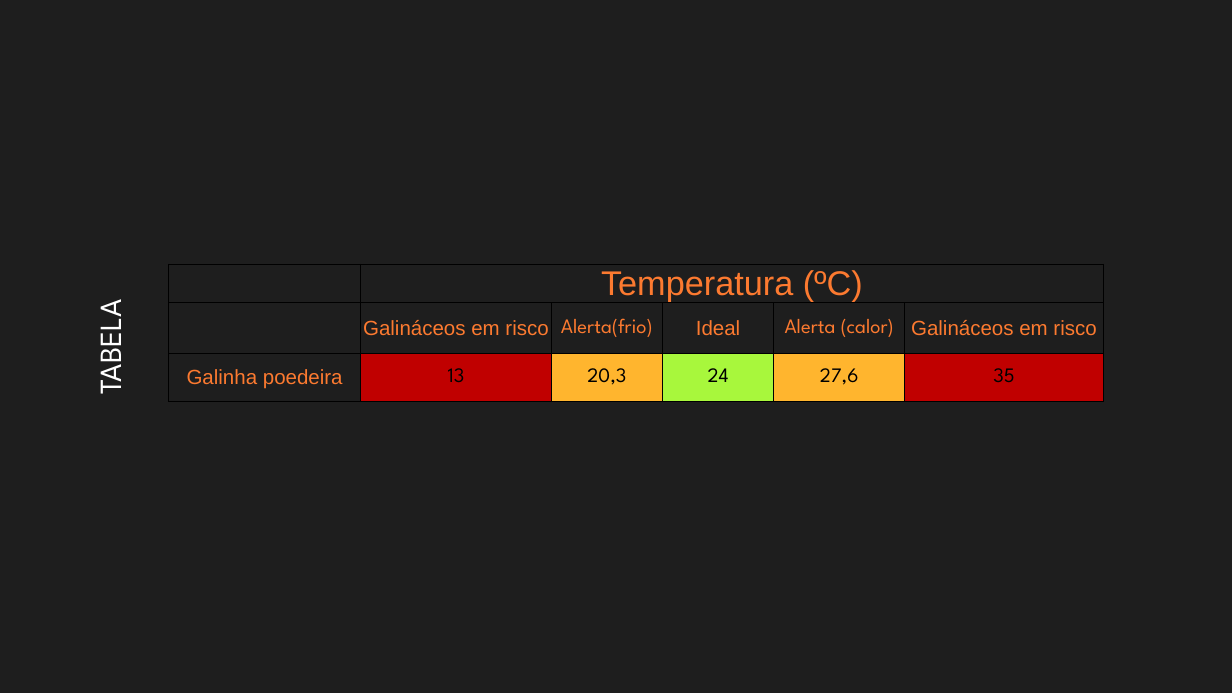
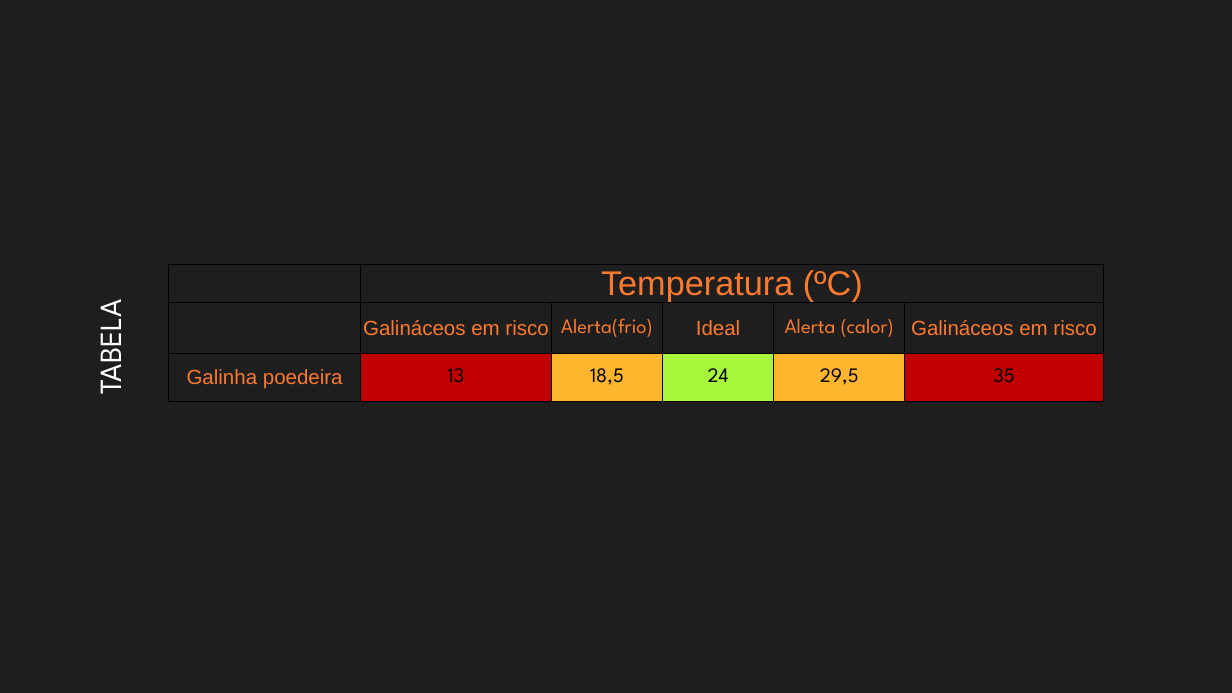
Before and after one commit to GustavoQuaresma/TECCHICKEN-DOCUMENTACAO, a slide deck: slide 5 of SPRINT2/Gráfico de temperatura.pptx. Drawn at 1232x693 pixels with LibreOffice and Linux fonts; fonts in the diff are those of the drawing. Boxes give left, top, right and bottom in pixels: in the first picture for what was removed or moved away, otherwise in the second. Text is boxed around its words. In the diff, an @@ line names an element or a change of style, - is before the commit and + after.

Commit message:
tabela atualizada

```diff
--- a/SPRINT2/Gráfico de temperatura.pptx
+++ b/SPRINT2/Gráfico de temperatura.pptx
@@ table at [169, 265, 1103, 404] @@
-row 3, column 3: 20,3
+row 3, column 3: 18,5
-row 3, column 5: 27,6
+row 3, column 5: 29,5
```
Also in this commit, not shown: 1 other file.
